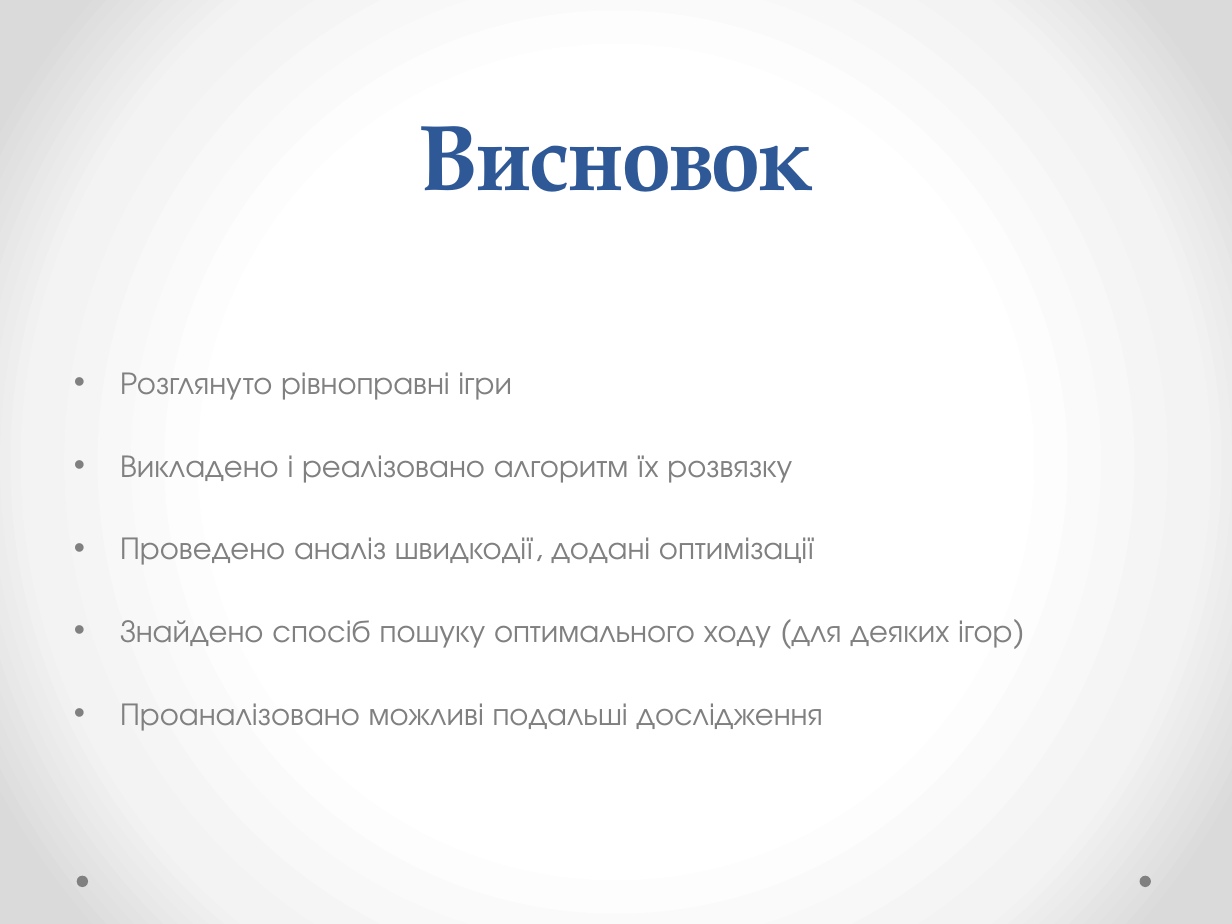
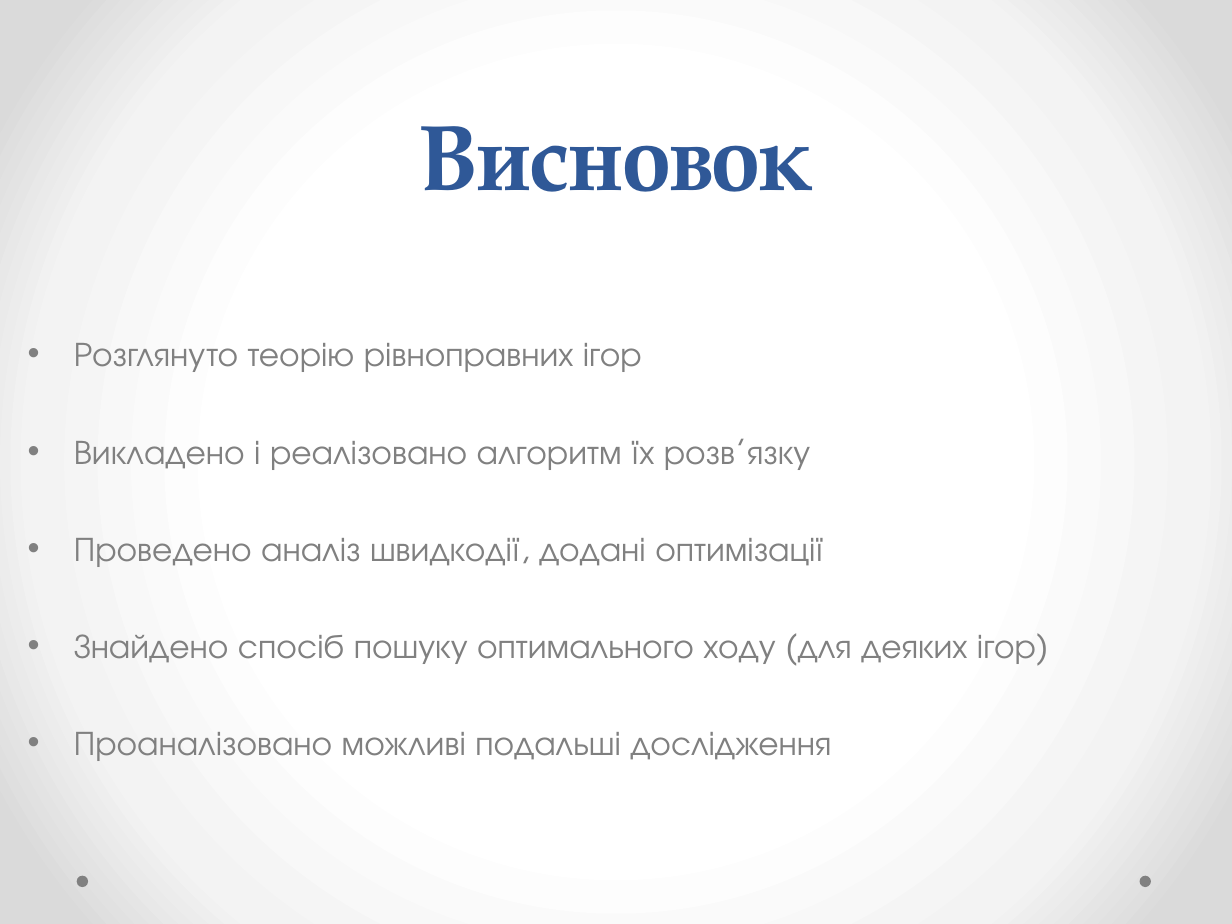
Before and after one commit to MarkiyanMatsekh/SpragueGrundyTheory, a slide deck: slide 23 of PaperWork/Presentation.pptx (slide 15 before the commit). Drawn at 1232x924 pixels with LibreOffice and Linux fonts; fonts in the diff are those of the drawing. Boxes give left, top, right and bottom in pixels: in the first picture for what was removed or moved away, otherwise in the second. Text is boxed around its words. In the diff, an @@ line names an element or a change of style, - is before the commit and + after.

```diff
--- a/PaperWork/Presentation.pptx
+++ b/PaperWork/Presentation.pptx
@@ text "Розглянуто теорію рівноправних ігор": place and size @@
-text "Розглянуто теорію рівноправних ігор" at (120, 372, 1013, 731)
+text "Розглянуто теорію рівноправних ігор" at (74, 343, 1036, 761)
@@ text at (74, 343, 810, 470): text changed; size 18.6 to 20 pt @@
-• Розглянуто рівноправні ігри
-• Викладено і реалізовано алгоритм їх розвязку
+• Розглянуто теорію рівноправних ігор
+• Викладено і реалізовано алгоритм їх розв’язку
@@ text at (74, 538, 1036, 761): size 18.6 to 20 pt in "Проведено аналіз швидкодії, додані оптимізації", "Знайдено спосіб пошуку оптимального ходу (для деяких ...", "Проаналізовано можливі подальші дослідження"; indent changed; line spacing 2 to 2.2 @@
```
Also in this commit, not shown: 10 other slides changed, 12 slides added, 4 slides removed, 8 other files.
